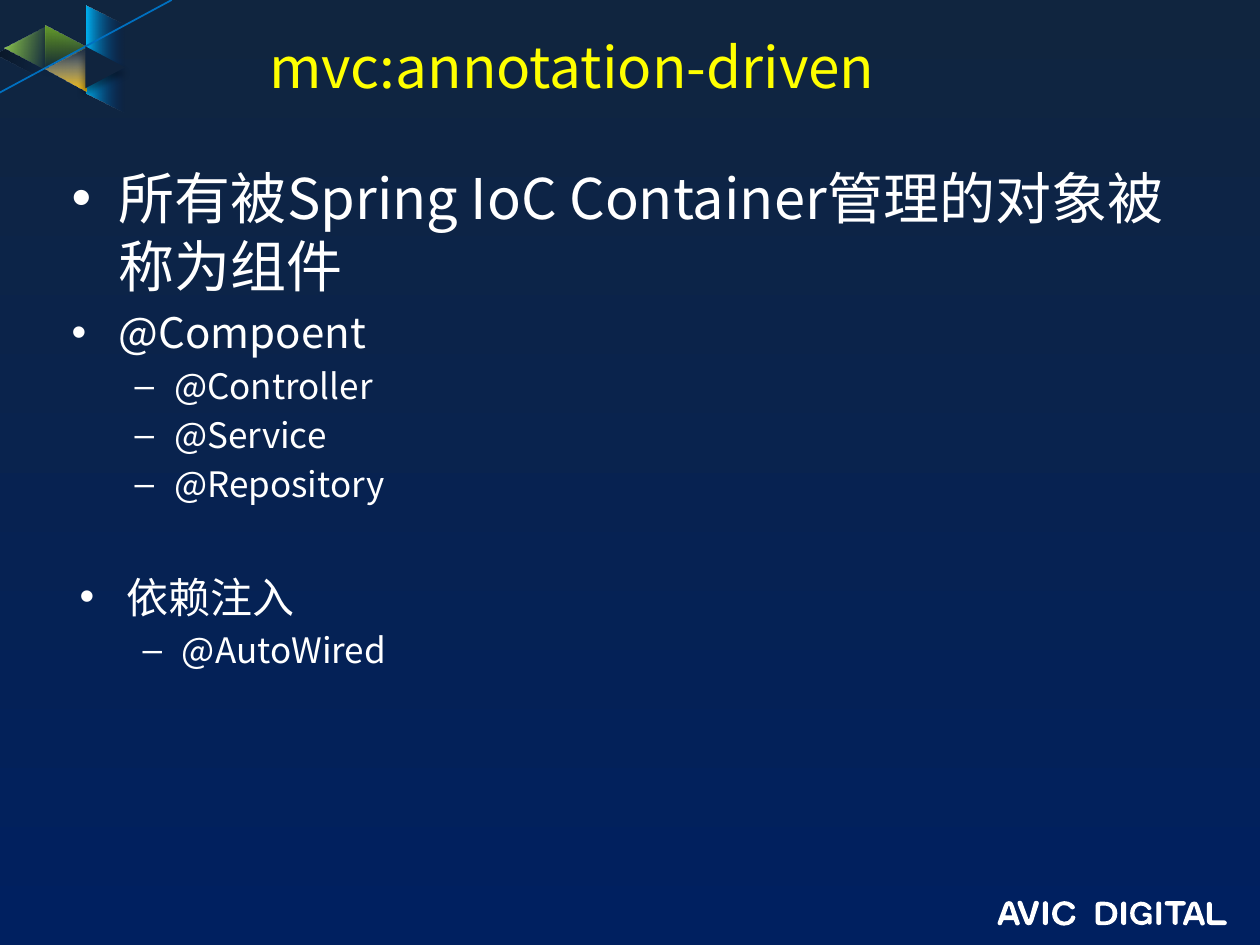
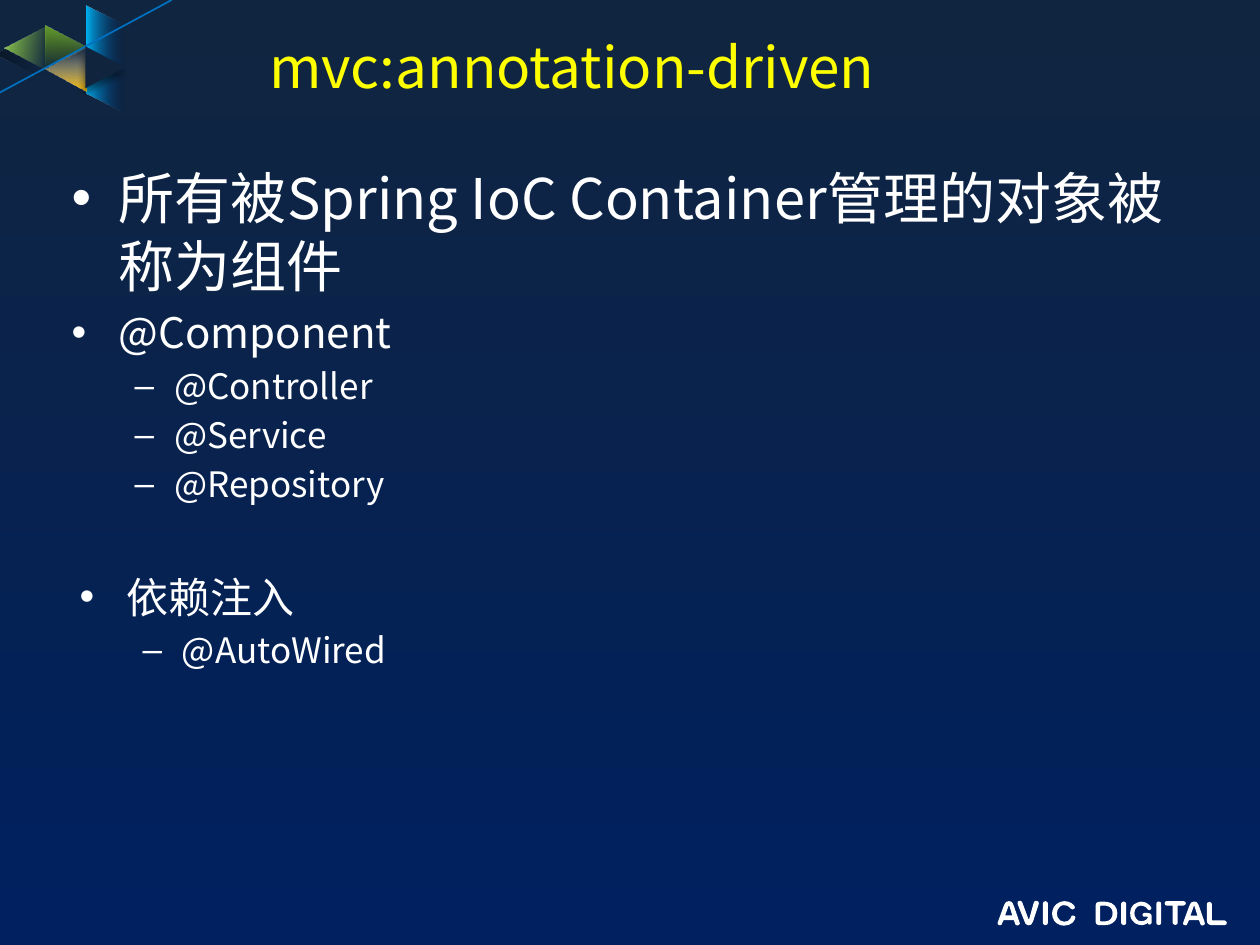
Before and after one commit to guofengzh/java-way, a slide deck: slide 8 of spring/docs/08-spring-mvc.pptx. Drawn at 1260x945 pixels with LibreOffice and Linux fonts; fonts in the diff are those of the drawing; background and template pictures are left out. Boxes give left, top, right and bottom in pixels: in the first picture for what was removed or moved away, otherwise in the second. Text is boxed around its words. In the diff, an @@ line names an element or a change of style, - is before the commit and + after.

```diff
--- a/spring/docs/08-spring-mvc.pptx
+++ b/spring/docs/08-spring-mvc.pptx
@@ text at (x1=119, y1=316, x2=392, y2=358): text changed @@
-• @Compoent
+• @Component
```
Also in this commit, not shown: 3 other slides changed, 21 other files.
